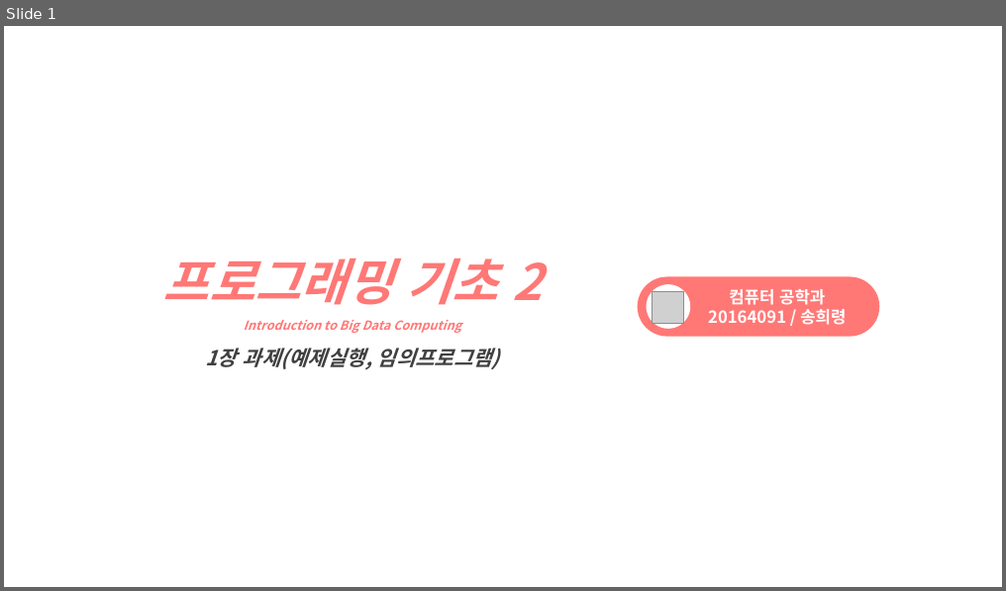
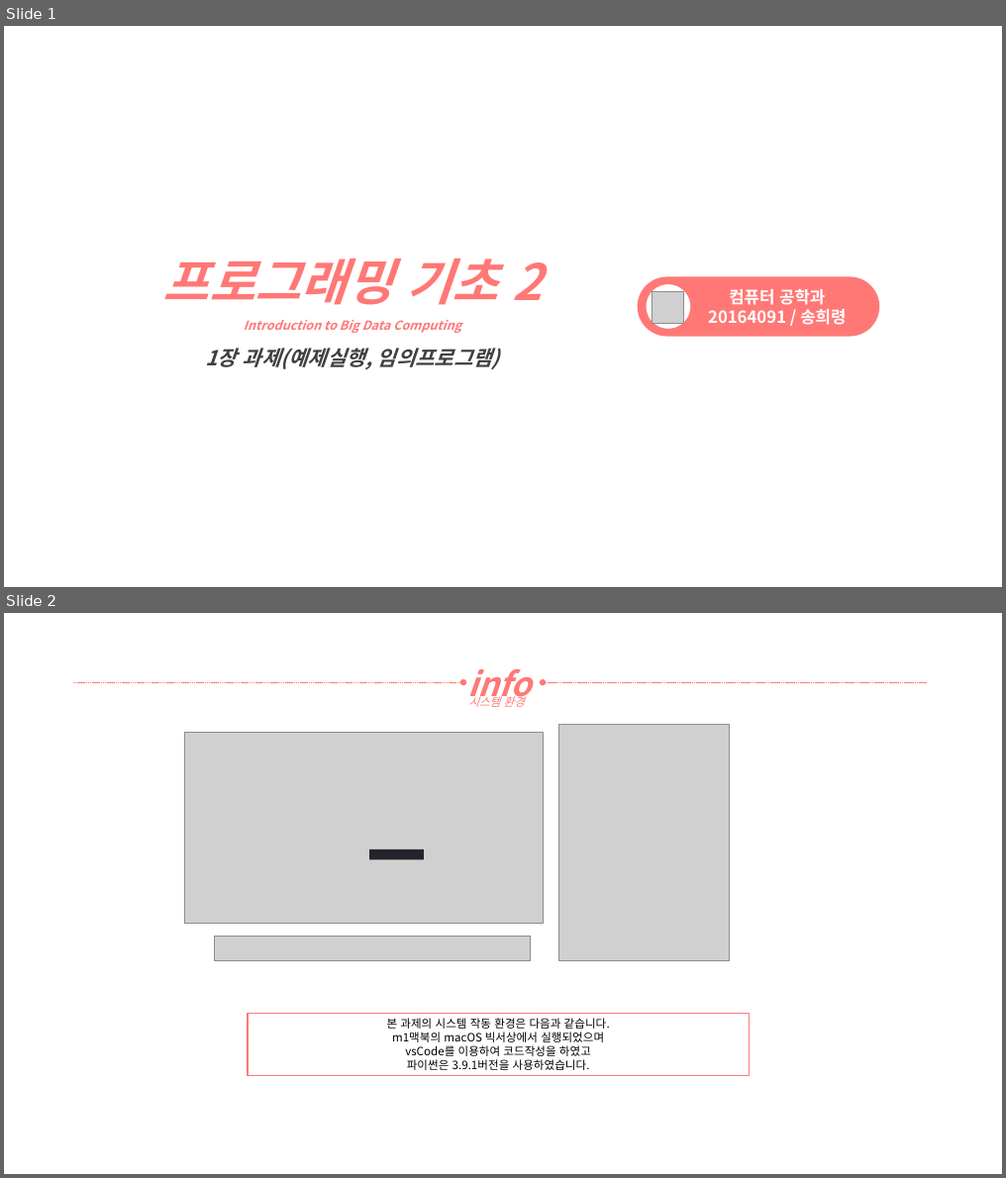
Before and after one commit to yooatom2200/Programing_Base_2, a slide deck: 1장/20164091-송희령-7주차 과제1.pptx. Shown one above the other, each under a label of ours: slide 1 before the commit, slides 1 and 2 after it. The pictures are 1006x591 and 1006x1178 pixels, drawn with LibreOffice and Linux fonts; fonts in the diff are those of the drawing; grey boxes stand for pictures. Boxes give left, top, right and bottom in pixels: in the first picture for what was removed or moved away, otherwise in the second. Text is boxed around its words. In the diff, an @@ line names an element or a change of style, - is before the commit and + after.

```diff
--- a/1장/20164091-송희령-7주차 과제1.pptx
+++ b/1장/20164091-송희령-7주차 과제1.pptx
@@ slide 2 added at (4, 613, 1002, 1174), background #FFFFFF @@
@@ text added at (467, 669, 532, 706), 32 pt, text #FF7876, bold, italic @@
+info
@@ arrow added from (73, 682) to (463, 682), #FF7876 0.5 pt dashed @@
@@ text added at (468, 694, 524, 707), 11 pt, text #FF7876, italic @@
+시스템 환경
@@ arrow added from (927, 682) to (543, 682), #FF7876 0.5 pt dashed @@
@@ picture added at (558, 725, 730, 961) @@
@@ picture added at (184, 733, 543, 924) @@
@@ rectangle added at (369, 850, 423, 861), fill #24252C @@
@@ picture added at (214, 937, 531, 961) @@
@@ rectangle added at (248, 1014, 748, 1076), outline #FF7876 1 pt, 11 pt, text #000000 @@
+본 과제의 시스템 작동 환경은 다음과 같습니다.
+m1맥북의 macOS 빅서상에서 실행되었으며
+vsCode를 이용하여 코드작성을 하였고
+파이썬은 3.9.1버전을 사용하였습니다.
```
Also in this commit, not shown: 1 slide changed, 2 other slides added, 2 other files.
